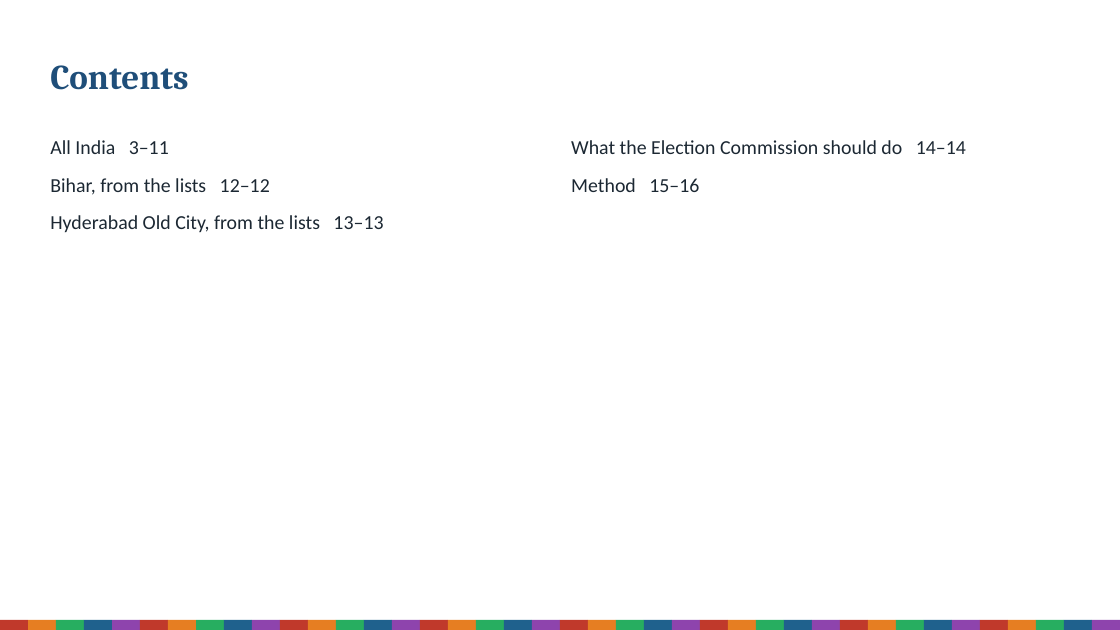
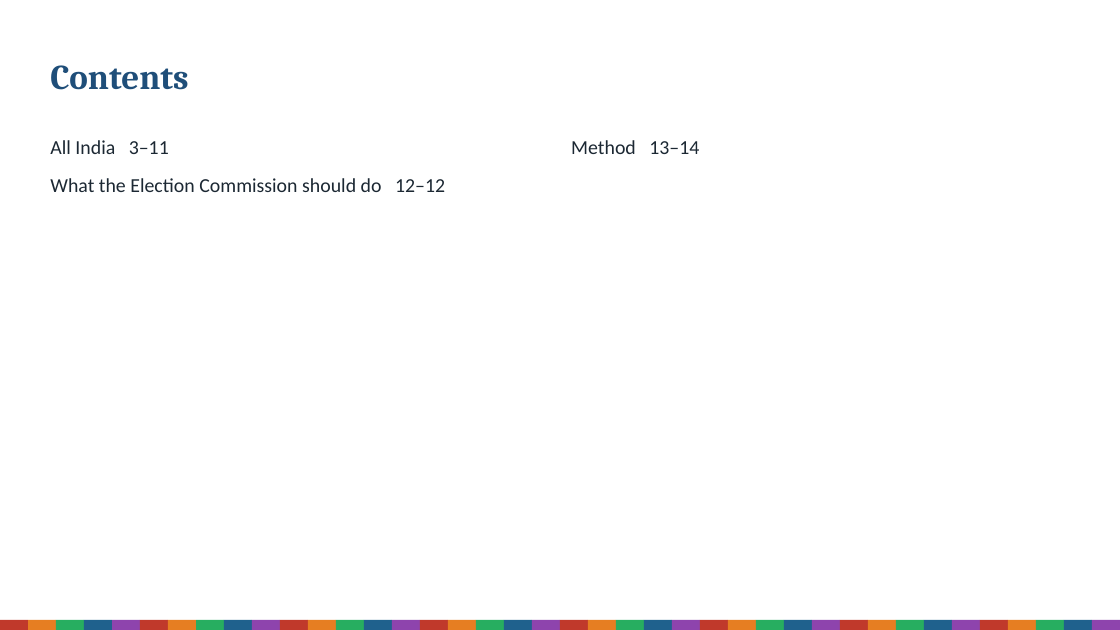
Before and after one commit to Varnasr/INDIA-DATA, a slide deck: slide 2 of reports/sir-india-deck.pptx. Drawn at 1120x630 pixels with LibreOffice and Linux fonts; fonts in the diff are those of the drawing. Boxes give left, top, right and bottom in pixels: in the first picture for what was removed or moved away, otherwise in the second. Text is boxed around its words. In the diff, an @@ line names an element or a change of style, - is before the commit and + after.

```diff
--- a/reports/sir-india-deck.pptx
+++ b/reports/sir-india-deck.pptx
@@ text at (571,140,699,154): text changed @@
-What the Election Commission should do 14–14
-Method 15–16
+Method 13–14
@@ text at (50,178,445,192): text changed @@
-Bihar, from the lists 12–12
-Hyderabad Old City, from the lists 13–13
+What the Election Commission should do 12–12
```
Also in this commit, not shown: 4 other slides changed, 2 slides removed, 9 other files.
